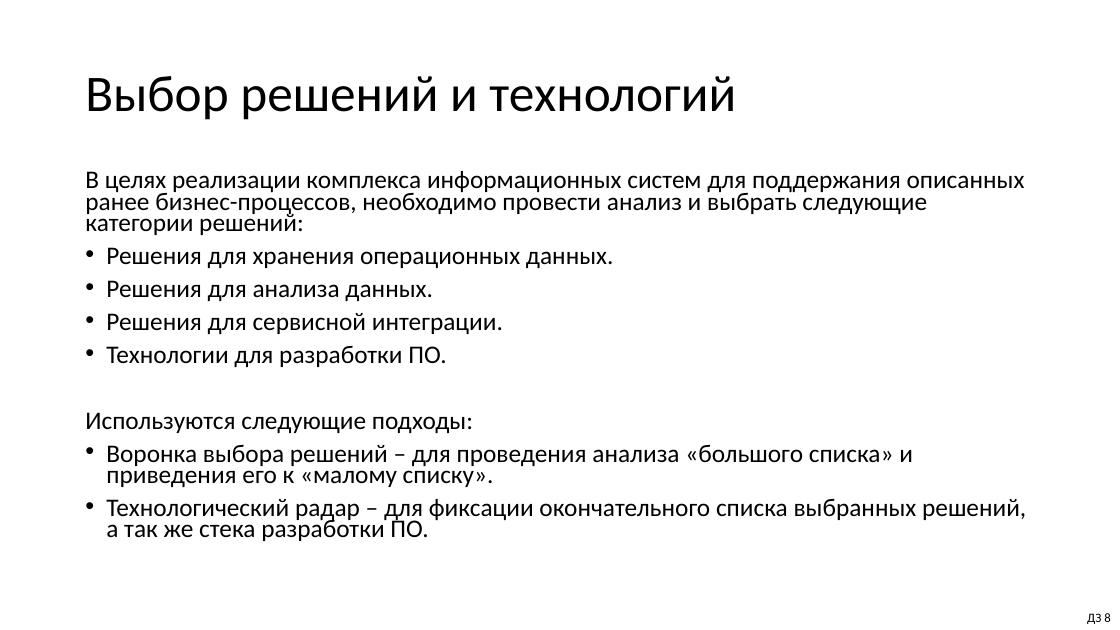
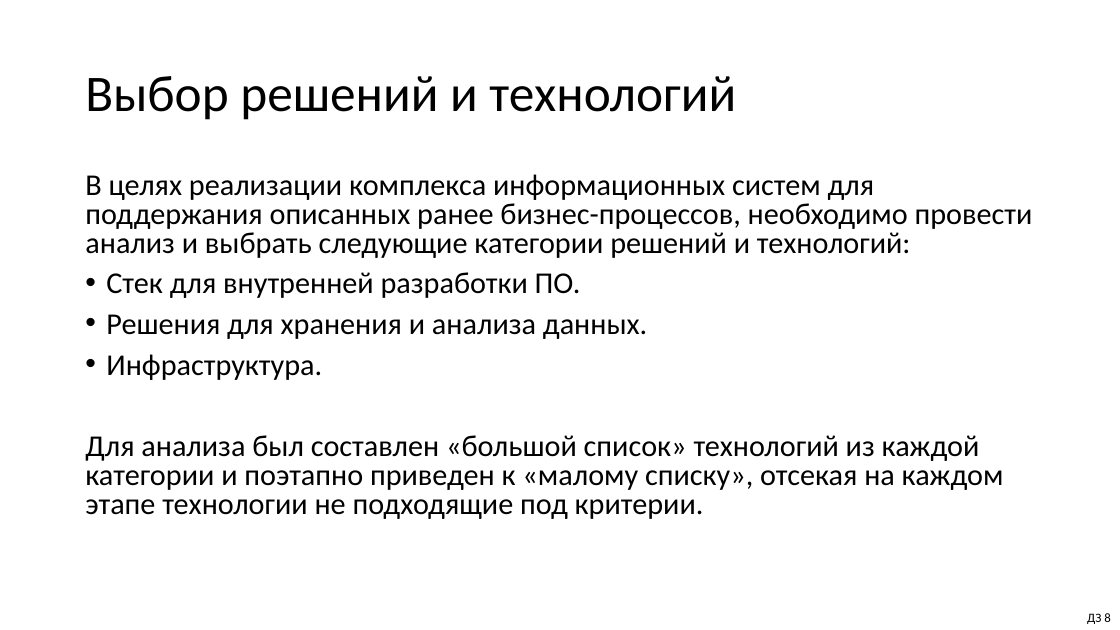
Before and after one commit to alexander-lis/otus, a slide deck: slide 7 of Enterprise Architect/Презентация.pptx. Drawn at 1120x630 pixels with LibreOffice and Linux fonts; fonts in the diff are those of the drawing. Boxes give left, top, right and bottom in pixels: in the first picture for what was removed or moved away, otherwise in the second. Text is boxed around its words. In the diff, an @@ line names an element or a change of style, - is before the commit and + after.

```diff
--- a/Enterprise Architect/Презентация.pptx
+++ b/Enterprise Architect/Презентация.pptx
@@ text at [85,174,1033,519]: text changed; size 21.7 to 25.9 pt @@
-В целях реализации комплекса информационных систем для поддержания описанных ранее бизнес-процессов, необходимо провести анализ и выбрать следующие категории решений:
-• Решения для хранения операционных данных.
-• Решения для анализа данных.
-• Решения для сервисной интеграции.
-• Технологии для разработки ПО.
-Используются следующие подходы:
-• Воронка выбора решений – для проведения анализа «большого списка» и приведения его к «малому списку».
-• Технологический радар – для фиксации окончательного списка выбранных решений, а так же стека разработки ПО.
+В целях реализации комплекса информационных систем для поддержания описанных ранее бизнес-процессов, необходимо провести анализ и выбрать следующие категории решений и технологий:
+• Стек для внутренней разработки ПО.
+• Решения для хранения и анализа данных.
+• Инфраструктура.
+Для анализа был составлен «большой список» технологий из каждой категории и поэтапно приведен к «малому списку», отсекая на каждом этапе технологии не подходящие под критерии.
```
Also in this commit, not shown: 1 other slide changed, 1 slide removed, 6 other files.
